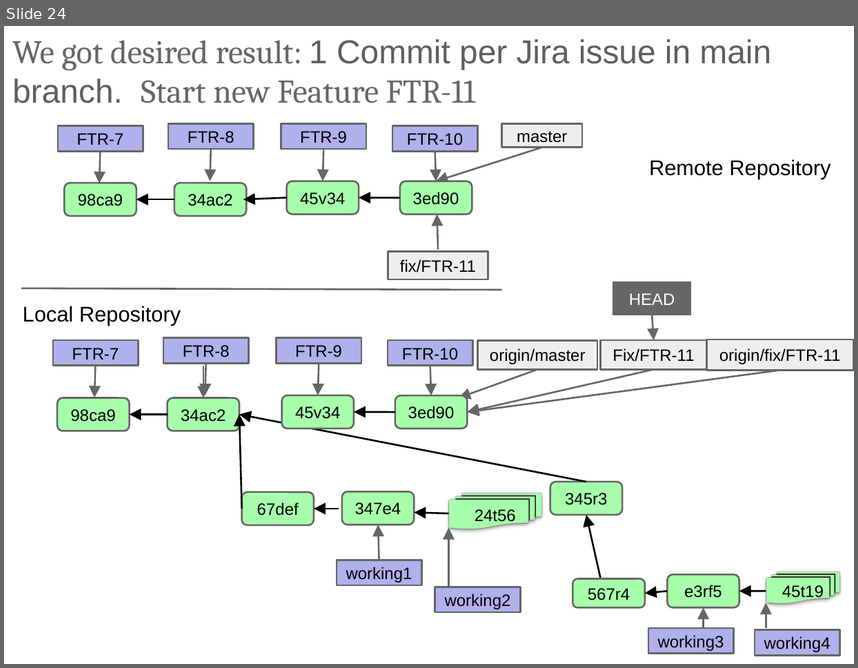
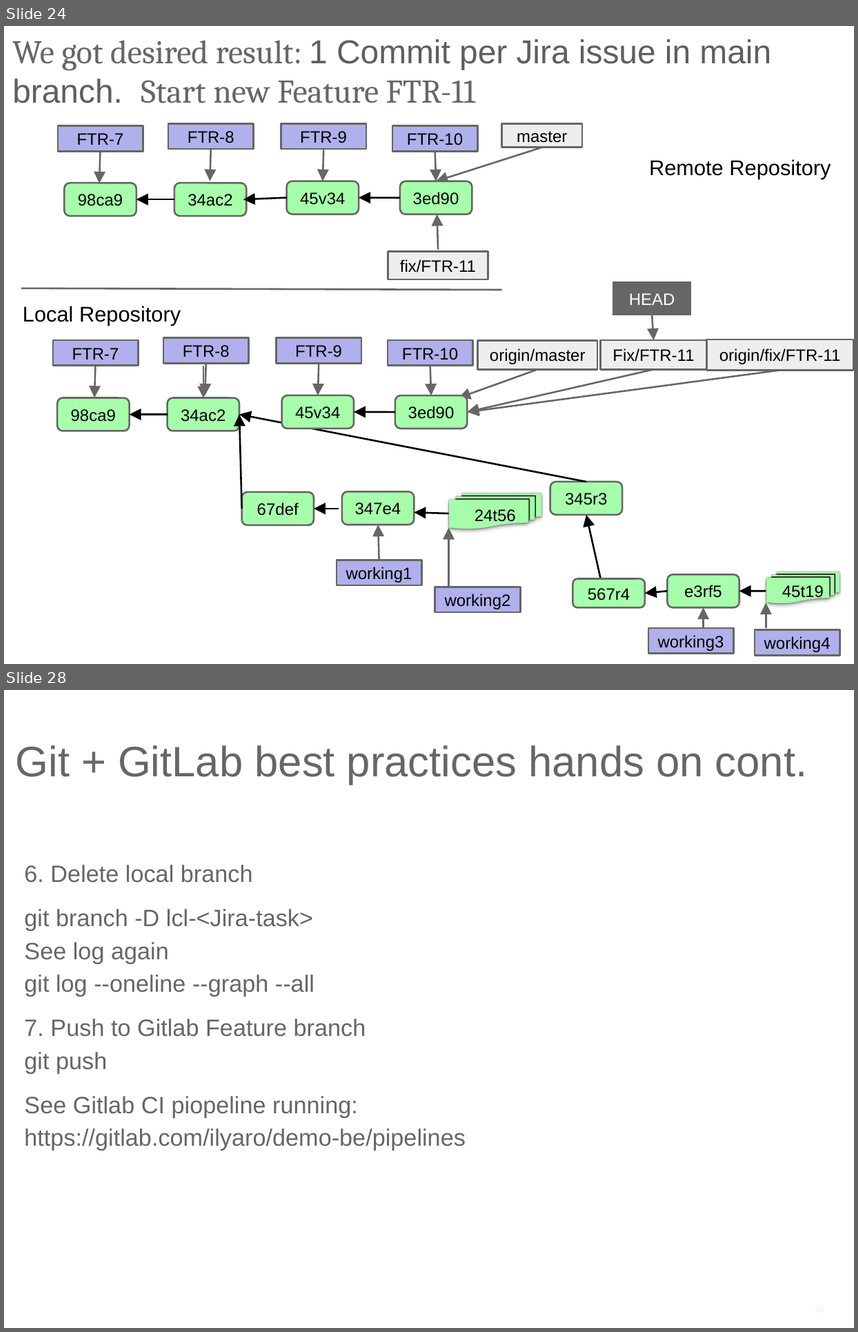
Before and after one commit to ilyaro/mysite, a slide deck: WorkStuff/Courses/Git/Git_Gitlab_Best_Practices/Git_Gitlab_BestPractices.pptx. Shown one above the other, each under a label of ours: slide 24 before the commit, slides 24 and 28 after it; the slides between them are not shown. The pictures are 858x668 and 858x1332 pixels, drawn with LibreOffice and Linux fonts; fonts in the diff are those of the drawing. Boxes give left, top, right and bottom in pixels: in the first picture for what was removed or moved away, otherwise in the second. Text is boxed around its words. In the diff, an @@ line names an element or a change of style, - is before the commit and + after.

Commit message:
Adding hands on

```diff
--- a/WorkStuff/Courses/Git/Git_Gitlab_Best_Practices/Git_Gitlab_BestPractices.pptx
+++ b/WorkStuff/Courses/Git/Git_Gitlab_Best_Practices/Git_Gitlab_BestPractices.pptx
@@ slide 28 added at (4, 690, 854, 1328), background #FFFFFF @@
@@ title added at (15, 745, 807, 784), 36 pt, text #666666 @@
+Git + GitLab best practices hands on cont.
@@ text added at (24, 865, 466, 1150), 20 pt, text #666666 @@
+6. Delete local branch
+git branch -D lcl-<Jira-task>
+See log again
+git log --oneline --graph --all
+7. Push to Gitlab Feature branch
+git push
+See Gitlab CI piopeline running:
+https://gitlab.com/ilyaro/demo-be/pipelines
```
Also in this commit, not shown: 1 slide changed, 2 other slides added.
